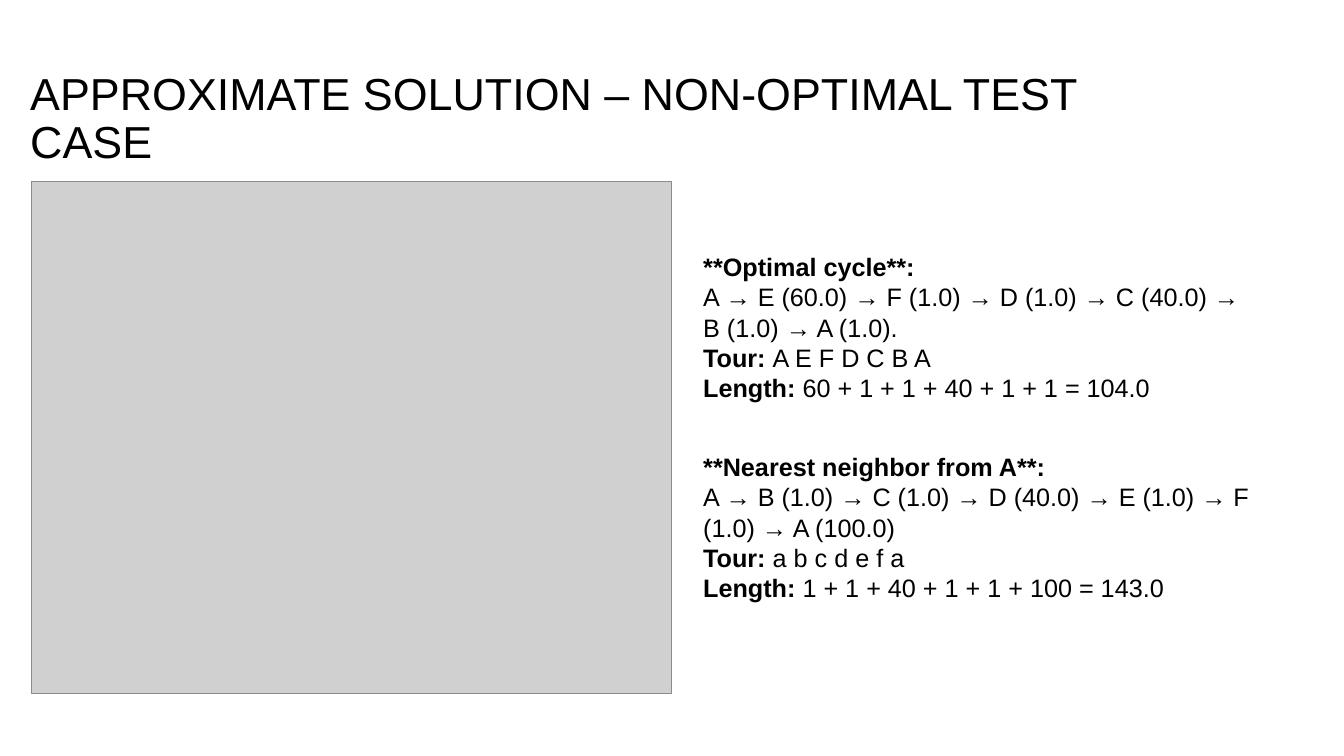
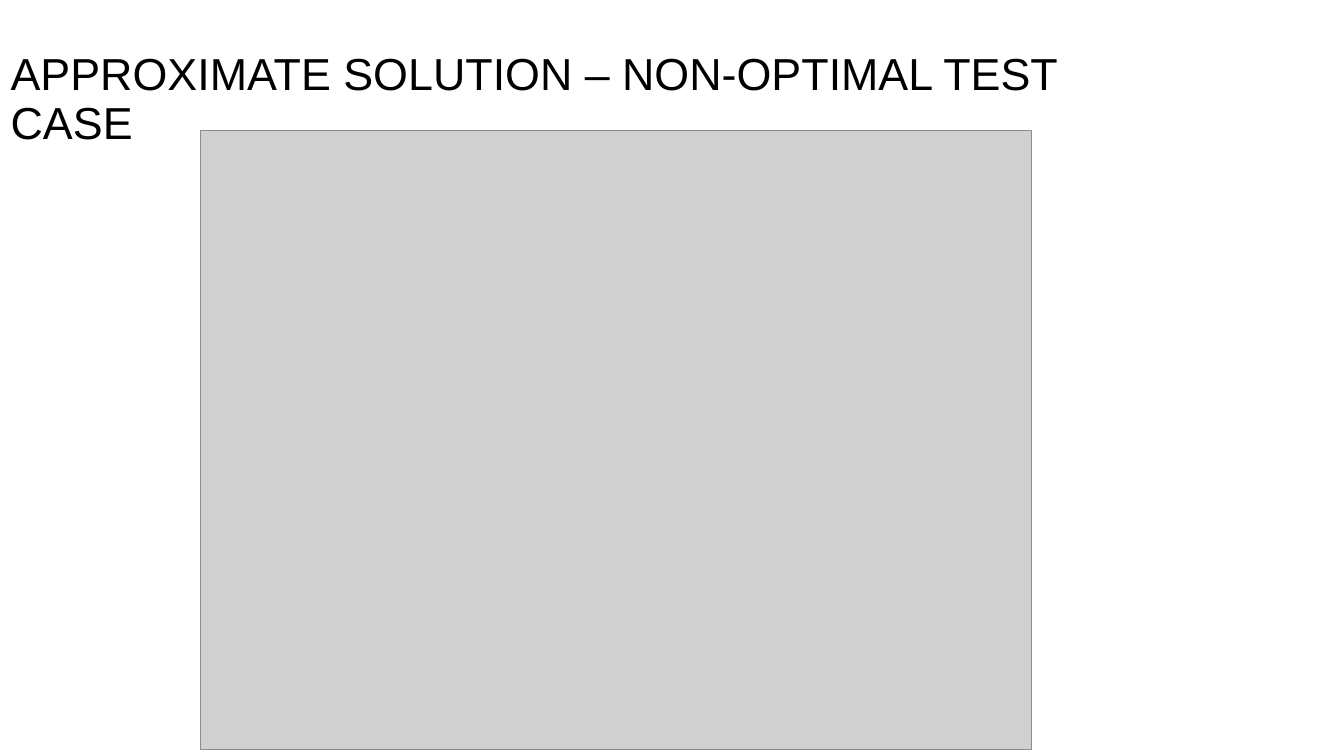
Before and after one commit to PictureOfGray/CS412-Team-NAME, a slide deck: slide 13 of presentations/problem_presentation.pptx. Drawn at 1344x756 pixels with LibreOffice and Linux fonts; fonts in the diff are those of the drawing; grey boxes stand for pictures; background and template pictures are left out. Boxes give left, top, right and bottom in pixels: in the first picture for what was removed or moved away, otherwise in the second. Text is boxed around its words. In the diff, an @@ line names an element or a change of style, - is before the commit and + after.

Commit message:
finished approx part of presentation

```diff
--- a/presentations/problem_presentation.pptx
+++ b/presentations/problem_presentation.pptx
@@ title "APPROXIMATE SOLUTION – NON-OPTIMAL TEST ...": place and size @@
-title "APPROXIMATE SOLUTION – NON-OPTIMAL TEST ..." at bbox=[30, 78, 1077, 159]
+title "APPROXIMATE SOLUTION – NON-OPTIMAL TEST ..." at bbox=[11, 58, 1057, 140]
@@ picture: place and size @@
-picture at bbox=[31, 181, 673, 694]
+picture at bbox=[201, 131, 1032, 750]
@@ text removed at bbox=[703, 257, 1207, 403] @@
-**Optimal cycle**:
-A → E (60.0) → F (1.0) → D (1.0) → C (40.0) → B (1.0) → A (1.0).
-Tour: A E F D C B A
-Length: 60 + 1 + 1 + 40 + 1 + 1 = 104.0
@@ text removed at bbox=[703, 457, 1248, 603] @@
-**Nearest neighbor from A**:
-A → B (1.0) → C (1.0) → D (40.0) → E (1.0) → F (1.0) → A (100.0)
-Tour: a b c d e f a
-Length: 1 + 1 + 40 + 1 + 1 + 100 = 143.0
```
Also in this commit, not shown: 7 other slides changed, 1 slide added, 1 slide removed.
